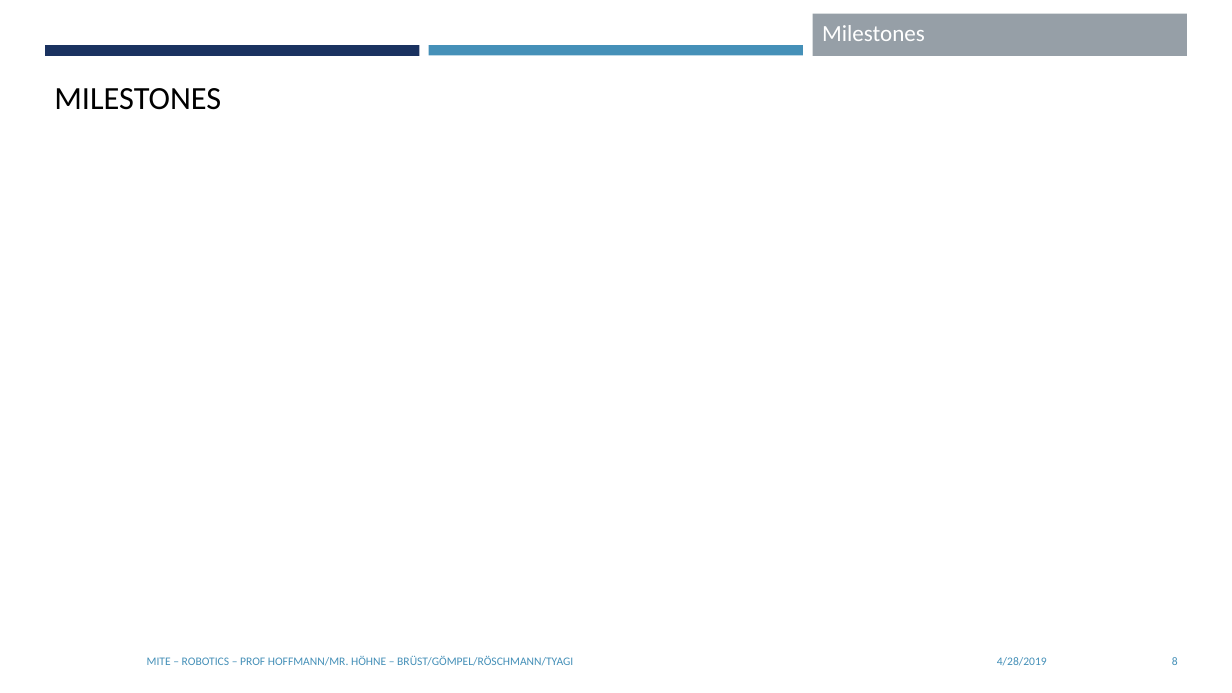
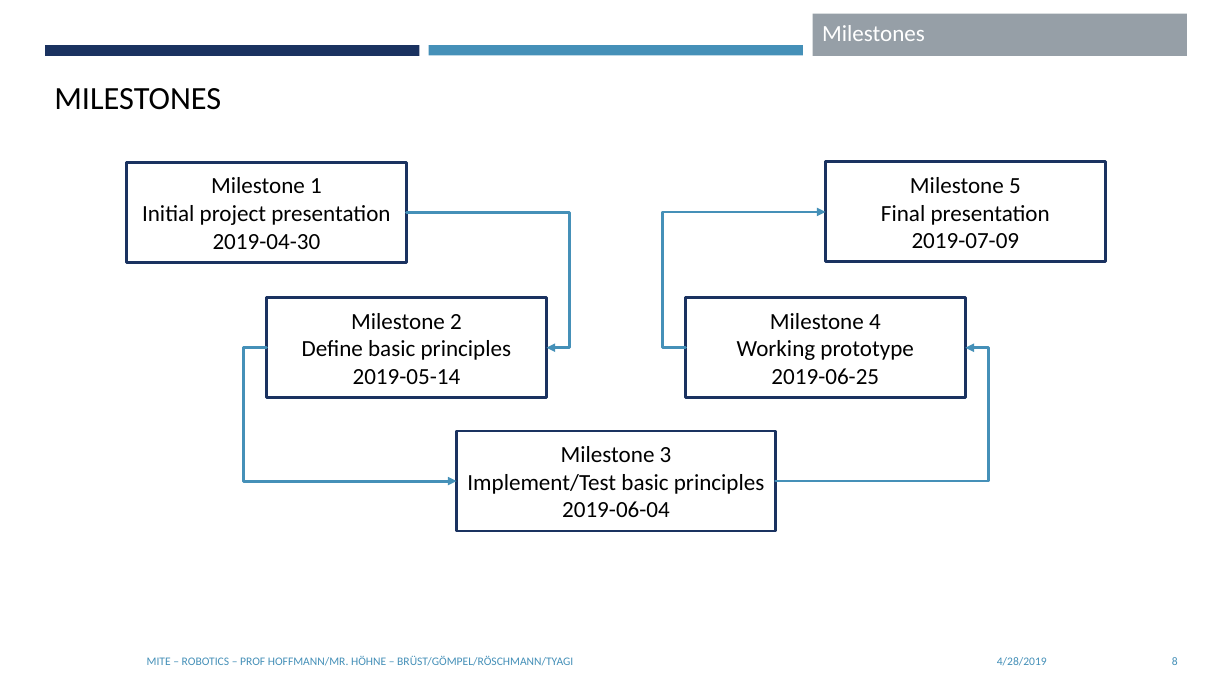
Before and after one commit to Pietfried/robotics-carpuzzle, a slide deck: slide 8 of Documentation/MuITE_RB_InitialPresentation.pptx. Drawn at 1232x693 pixels with LibreOffice and Linux fonts; fonts in the diff are those of the drawing; background and template pictures are left out. Boxes give left, top, right and bottom in pixels: in the first picture for what was removed or moved away, otherwise in the second. Text is boxed around its words. In the diff, an @@ line names an element or a change of style, - is before the commit and + after.

```diff
--- a/Documentation/MuITE_RB_InitialPresentation.pptx
+++ b/Documentation/MuITE_RB_InitialPresentation.pptx
@@ rectangle added at <box>127,162,407,262</box>, outline #1A3260 2.25 pt, 18 pt, text #000000 @@
+Milestone 1
+Initial project presentation
+2019-04-30
@@ rectangle added at <box>825,162,1105,262</box>, outline #1A3260 2.25 pt, 18 pt, text #000000 @@
+Milestone 5
+Final presentation
+2019-07-09
@@ elbow arrow added from (407, 213) to (547, 348), #4590B8 2.25 pt @@
@@ elbow arrow added from (686, 348) to (825, 212), #4590B8 2.25 pt @@
@@ rectangle added at <box>266,298,546,397</box>, outline #1A3260 2.25 pt, 18 pt, text #000000 @@
+Milestone 2
+Deﬁne basic principles 2019-05-14
@@ rectangle added at <box>686,298,966,397</box>, outline #1A3260 2.25 pt, 18 pt, text #000000 @@
+Milestone 4
+Working prototype
+2019-06-25
@@ elbow arrow added from (266, 348) to (457, 482), #4590B8 2.25 pt @@
@@ elbow arrow added from (775, 482) to (966, 348), #4590B8 2.25 pt @@
@@ rectangle added at <box>457,432,775,531</box>, outline #1A3260 2.25 pt, 18 pt, text #000000 @@
+Milestone 3
+Implement/Test basic principles
+2019-06-04
```
Also in this commit, not shown: 8 other slides changed, 1 other file.
